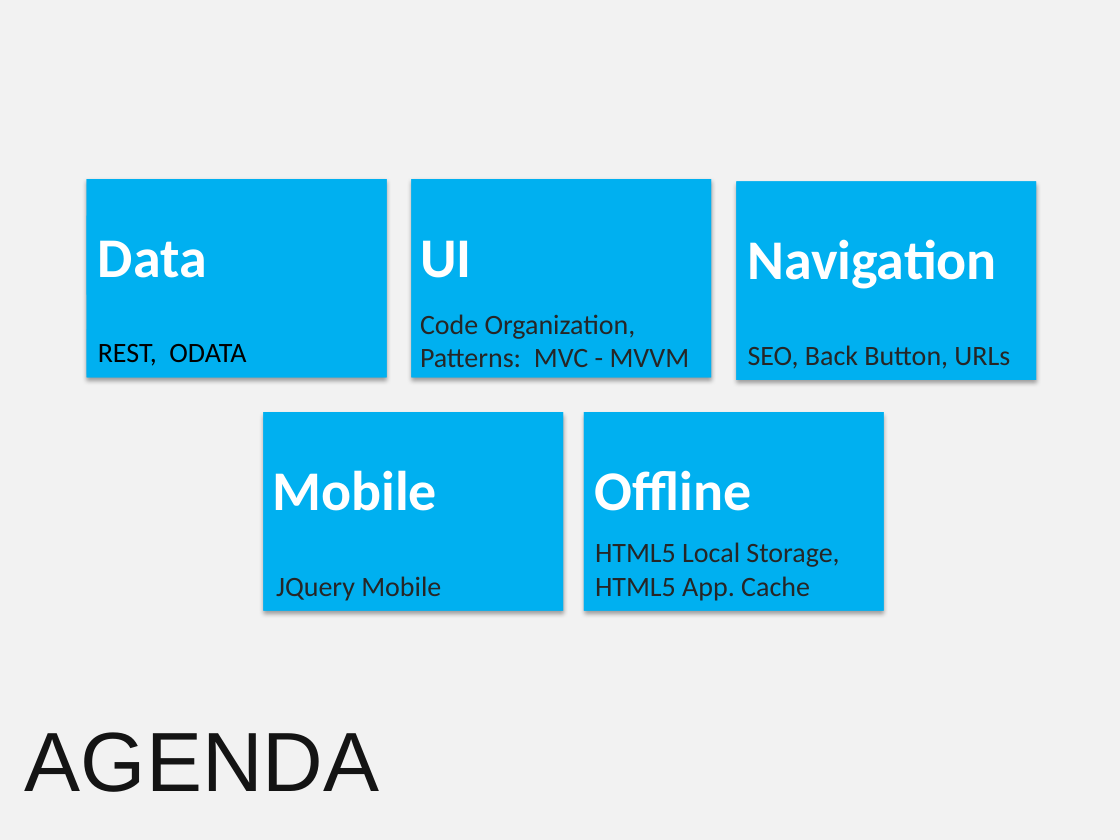
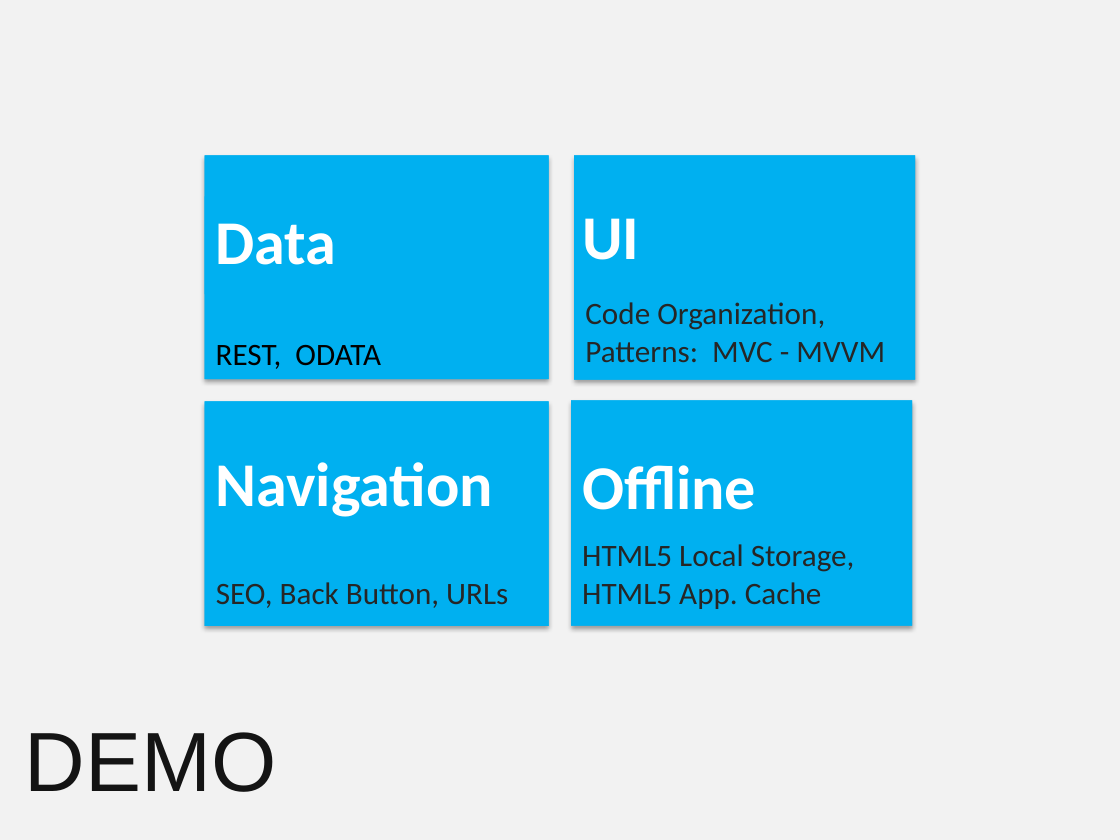
Before and after one commit to angelnunezsalazar/Presentations, a slide deck: slide 8 of SinglePageApplications_CodePassion2012/ppt/SinglePageApplications.pptx (slide 4 before the commit). Drawn at 1120x840 pixels with LibreOffice and Linux fonts; fonts in the diff are those of the drawing. Boxes give left, top, right and bottom in pixels: in the first picture for what was removed or moved away, otherwise in the second. Text is boxed around its words. In the diff, an @@ line names an element or a change of style, - is before the commit and + after.

```diff
--- a/SinglePageApplications_CodePassion2012/ppt/SinglePageApplications.pptx
+++ b/SinglePageApplications_CodePassion2012/ppt/SinglePageApplications.pptx
@@ rectangle: place and size @@
-rectangle at [86,179,386,377]
+rectangle at [205,156,549,380]
@@ rectangle: place and size @@
-rectangle at [86,179,386,377]
+rectangle at [205,156,549,380]
@@ rectangle removed at [411,179,711,377] @@
@@ rectangle removed at [411,179,711,377] @@
@@ rectangle: place and size @@
-rectangle at [737,181,1037,380]
+rectangle at [575,156,916,380]
@@ rectangle: place and size @@
-rectangle at [737,181,1037,380]
+rectangle at [575,156,916,380]
@@ text "Data": place and size @@
-text "Data" at [98,240,207,278]
+text "Data" at [216,223,337,265]
@@ text "UI": place and size @@
-text "UI" at [420,240,471,278]
+text "UI" at [582,218,639,260]
@@ text "Code Organization,": place and size @@
-text "Code Organization," at [420,314,690,367]
+text "Code Organization," at [585,302,885,363]
@@ text "REST, ODATA": place and size @@
-text "REST, ODATA" at [86,329,261,374]
+text "REST, ODATA" at [216,345,381,369]
@@ text "REST, ODATA" at [216,345,381,369]: size 18 to 20 pt; fill #00B0F0 to none @@
@@ rectangle: place and size @@
-rectangle at [263,412,563,610]
+rectangle at [205,401,549,625]
@@ rectangle: place and size @@
-rectangle at [263,412,563,610]
+rectangle at [205,401,549,625]
@@ rectangle: place and size @@
-rectangle at [584,412,884,610]
+rectangle at [571,401,913,626]
@@ rectangle: place and size @@
-rectangle at [584,412,884,610]
+rectangle at [571,401,913,626]
@@ size 36 to 40 pt in 4 elements at [582,465,756,510], [216,223,337,265], [582,218,639,260], [216,462,493,517] @@
@@ text "Navigation": place and size @@
-text "Navigation" at [747,239,996,289]
+text "Navigation" at [216,462,493,517]
@@ text "Offline": place and size @@
-text "Offline" at [595,470,752,511]
+text "Offline" at [582,465,756,510]
@@ text removed at [273,470,438,511] @@
-Mobile
@@ text "HTML5 Local Storage, HTML5 App. ...": place and size @@
-text "HTML5 Local Storage, HTML5 App. ..." at [595,542,839,601]
+text "HTML5 Local Storage, HTML5 App. ..." at [582,544,855,609]
@@ size 18 to 20 pt in 3 elements at [582,544,855,609], [585,302,885,363], [216,582,508,608] @@
@@ text "SEO, Back Button, URLs": place and size @@
-text "SEO, Back Button, URLs" at [748,345,1010,369]
+text "SEO, Back Button, URLs" at [216,582,508,608]
@@ text removed at [276,576,441,601] @@
-JQuery Mobile
@@ text removed at [25,732,379,792] @@
-AGENDA
@@ text added at [25,732,277,792], 54 pt, text #141414 @@
+DEMO
```
Also in this commit, not shown: 7 other slides changed, 7 slides added, 2 slides removed, 2 other files.
